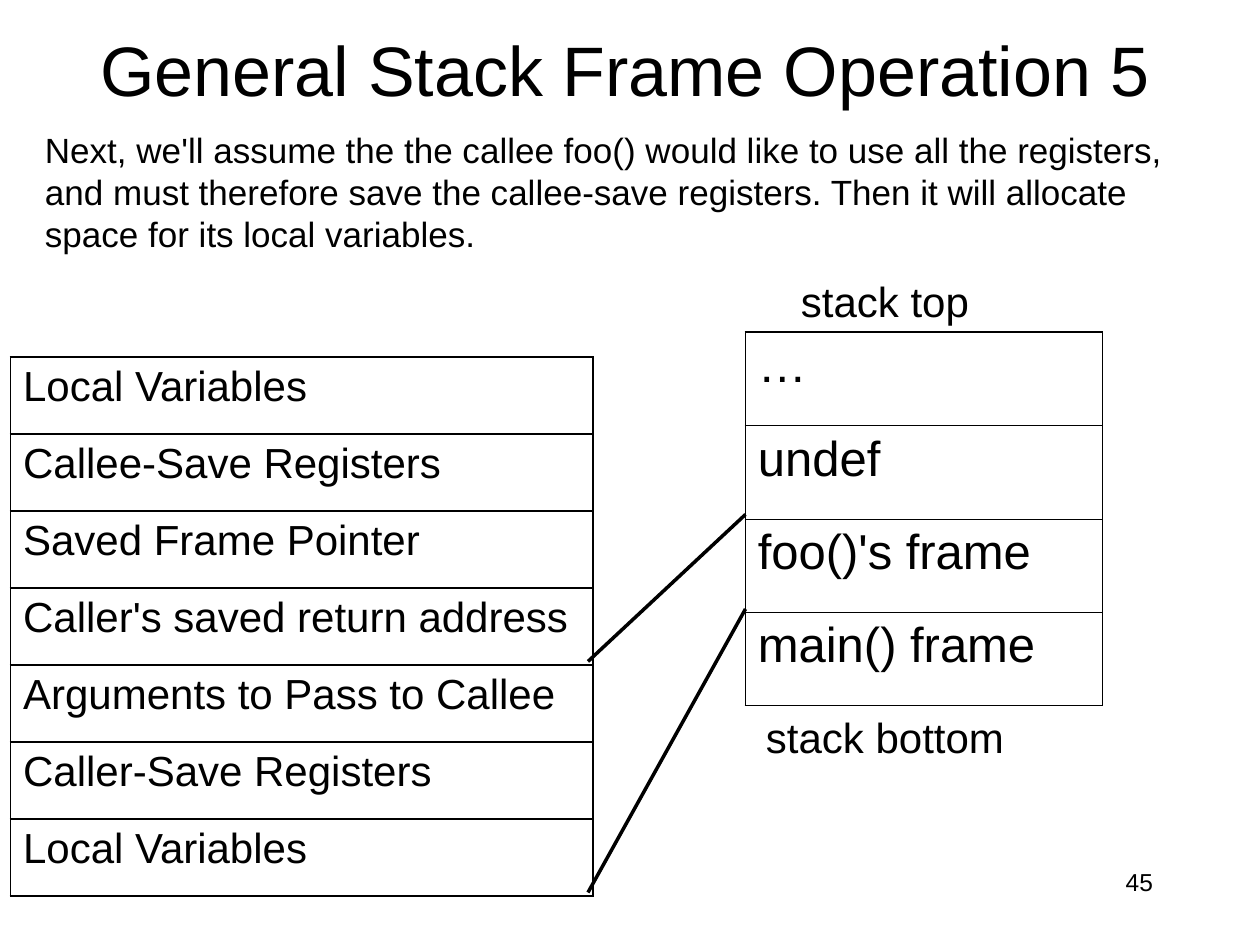
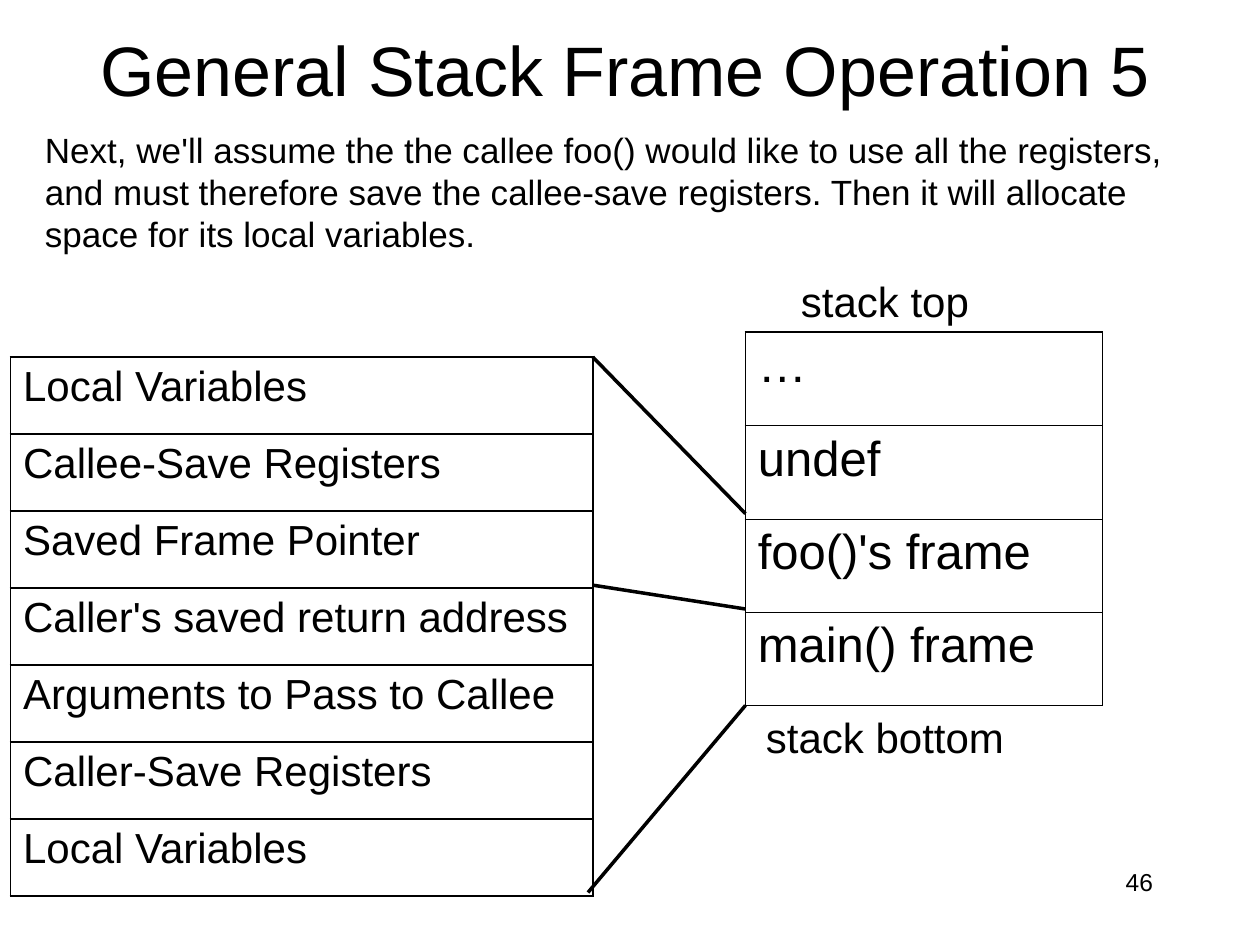
Before and after one commit to RobotMafiaCTF/RE_VR_Training, a slide deck: slide 46 of assembly/ppts/IntroductionToIntelx86-Part1.ppt (slide 45 before the commit). Drawn at 1260x945 pixels with LibreOffice and Linux fonts; fonts in the diff are those of the drawing. Boxes give left, top, right and bottom in pixels: in the first picture for what was removed or moved away, otherwise in the second. Text is boxed around its words. In the diff, an @@ line names an element or a change of style, - is before the commit and + after.

```diff
--- a/assembly/ppts/IntroductionToIntelx86-Part1.ppt
+++ b/assembly/ppts/IntroductionToIntelx86-Part1.ppt
@@ line added from (592, 357) to (746, 514), #000000 2.01 pt @@
@@ line moved from (588, 662) - (746, 514) to (592, 585) - (746, 609) @@
@@ line moved from (588, 892) - (746, 609) to (588, 892) - (746, 706) @@
@@ page number at <box>1126,874,1153,892</box>: text changed @@
-45
+46
```
Also in this commit, not shown: 33 other slides changed.
